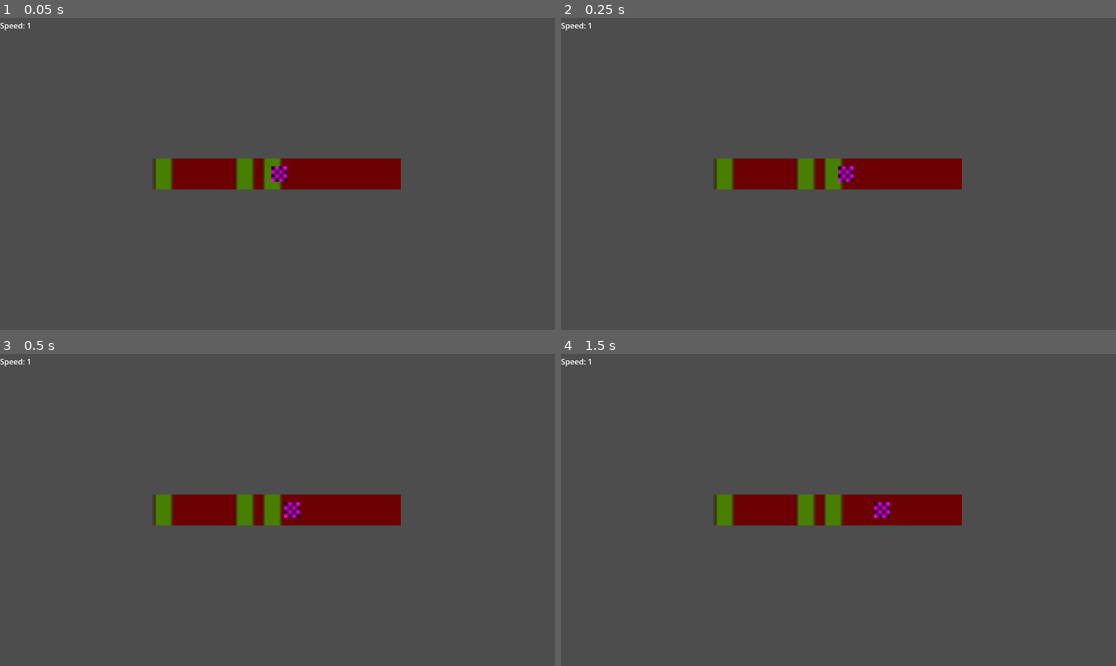
Above: before the commit, frames 1-4 (two rows, left to right).
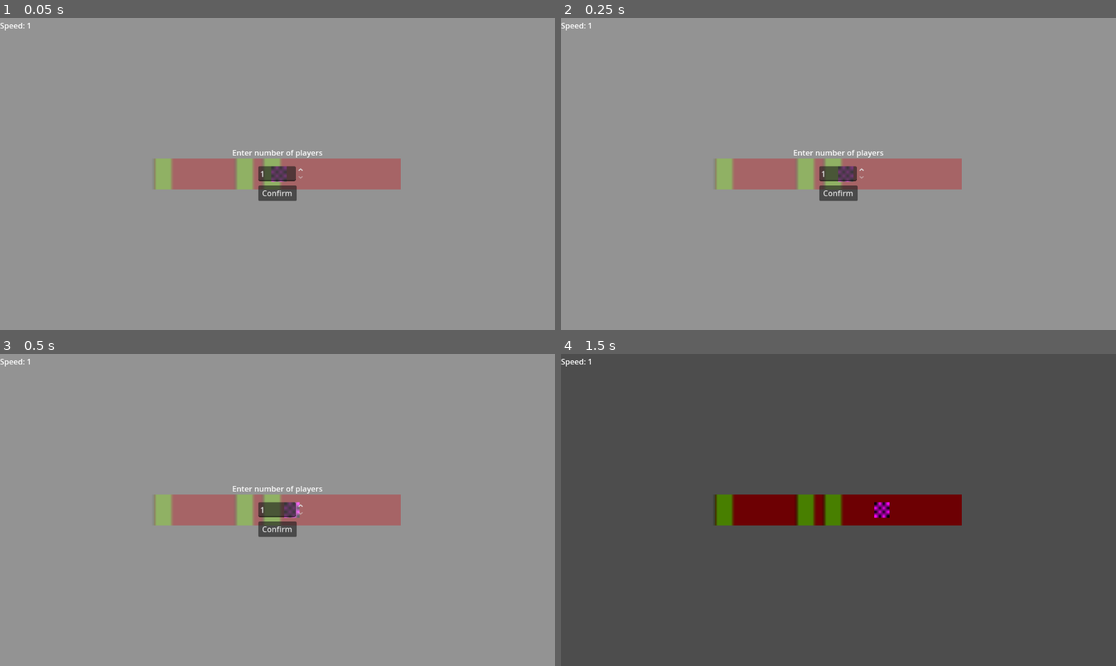
Above: after the commit, the same moments.

Repository: V3AI-Seven/English-Game
Game: Godot game, scene res://game.tscn
Two runs of this game, one before a commit and one after it. Both use one fixed random seed, a clock stepped at 60 frames per second and the inputs below. Before the commit the project starts from res://main_menu.tscn.
Inputs (mouse positions are in pixels of both pictures, inside the frame that each line leads up to):
- Up to frame 1 (0.05 s): no input
- Up to frame 2 (0.25 s): no input
- Up to frame 3 (0.5 s): no input
- Up to frame 4 (1.5 s): click (838, 528) at 0.5 s, where only the run after the commit has a clickable "Confirm"

The runs differ from the first frame. In frame 1, 100% of the frame differs, in the area x 0-100%, y 0-100%; in frame 2, 100%; in frame 3, 100%; in frame 4, nothing differs.

Commit message:
Start score tracking

Diff:
--- a/main_menu.tscn
+++ b/game.tscn
@@ -1,9 +1,10 @@
-[gd_scene load_steps=15 format=3 uid="uid://dw266gma3mjjn"]
+[gd_scene load_steps=16 format=3 uid="uid://dw266gma3mjjn"]
 
-[ext_resource type="Script" uid="uid://dgt6rksplnmkn" path="res://pickPocketSelector.gd" id="1_85xd0"]
-[ext_resource type="Script" uid="uid://b73n6emuhbmum" path="res://pickPocketBar.gd" id="1_fu7sn"]
-[ext_resource type="Script" uid="uid://uwys6k3vgx3s" path="res://speedTracker.gd" id="2_7vrkn"]
-[ext_resource type="Script" uid="uid://bsrseo8uvrw7r" path="res://failScreen.gd" id="4_jix8l"]
+[ext_resource type="Script" uid="uid://b73n6emuhbmum" path="res://pickPocketBar.gd" id="1_fc0e3"]
+[ext_resource type="Script" uid="uid://dgt6rksplnmkn" path="res://pickPocketSelector.gd" id="2_7jktm"]
+[ext_resource type="Script" uid="uid://uwys6k3vgx3s" path="res://speedTracker.gd" id="3_ryrav"]
+[ext_resource type="Script" uid="uid://bsrseo8uvrw7r" path="res://failScreen.gd" id="4_eow3j"]
+[ext_resource type="Script" uid="uid://by5cp1jhx5eqw" path="res://playerSelect.gd" id="5_7jktm"]
 
 [sub_resource type="QuadMesh" id="QuadMesh_q7vxk"]
 
@@ -35,10 +36,10 @@
 gradient = SubResource("Gradient_fu7sn")
 
 [node name="pickpocket" type="Node2D"]
-metadata/_edit_horizontal_guides_ = [-408.0]
+metadata/_edit_horizontal_guides_ = [-408.0, -336.0]
 
 [node name="pickPocketBar" type="Node2D" parent="."]
-script = ExtResource("1_fu7sn")
+script = ExtResource("1_fc0e3")
 
 [node name="pickPocketBar" type="MeshInstance2D" parent="pickPocketBar"]
 position = Vector2(-7.62939e-06, -7.15256e-07)
@@ -112,9 +113,50 @@
 Press space for next player"
 horizontal_alignment = 1
 
+[node name="playerSelect" type="Control" parent="."]
+layout_mode = 3
+anchors_preset = 0
+offset_right = 40.0
+offset_bottom = 40.0
+script = ExtResource("5_7jktm")
+
+[node name="glossThing" type="TextureRect" parent="playerSelect"]
+offset_left = -592.0
+offset_top = -327.0
+offset_right = 592.0
+offset_bottom = 329.0
+texture = SubResource("GradientTexture1D_jix8l")
+
+[node name="playerCount" type="SpinBox" parent="playerSelect"]
+offset_left = -40.0
+offset_top = -16.0
+offset_right = 56.0
+offset_bottom = 15.0
+min_value = 1.0
+value = 1.0
+custom_arrow_step = 1.0
+
+[node name="Label" type="Label" parent="playerSelect"]
+layout_mode = 0
+offset_left = -96.0
+offset_top = -56.0
+offset_right = 96.0
+offset_bottom = -32.0
+text = "Enter number of players"
+horizontal_alignment = 1
+
+[node name="playerConfirmButton" type="Button" parent="playerSelect"]
+layout_mode = 0
+offset_left = -40.0
+offset_top = 24.0
+offset_right = 40.0
+offset_bottom = 56.0
+text = "Confirm"
+
 [connection signal="successPositionSig" from="pickPocketBar" to="selector" method="successPositionRecieved"]
 [connection signal="failSig" from="selector" to="failScreen" method="playerFail"]
 [connection signal="resetSig" from="selector" to="pickPocketBar" method="failReset"]
 [connection signal="resetSig" from="selector" to="failScreen" method="playerReset"]
 [connection signal="speedChange" from="selector" to="speedTracker" method="speedChange"]
 [connection signal="successSig" from="selector" to="pickPocketBar" method="successReset"]
+[connection signal="pressed" from="playerSelect/playerConfirmButton" to="playerSelect" method="playerCountConfirmed"]
--- a/pickPocketSelector.gd
+++ b/pickPocketSelector.gd
@@ -5,6 +5,7 @@
 signal failSig
 signal resetSig
 
+var player = 1
 var left = true
 var speed = 1
 var successPos = []
--- /dev/null
+++ b/playerSelect.gd
@@ -0,0 +1,12 @@
+extends Control
+
+var players = 0
+signal playerCount
+
+func _ready() -> void:
+	pass
+
+
+func playerCountConfirmed() -> void:
+	visible = false
+	players = $playerCount.value
--- /dev/null
+++ b/players.gd
@@ -0,0 +1 @@
+extends Node
--- a/project.godot
+++ b/project.godot
@@ -11,6 +11,11 @@
 [application]
 
 config/name="English Game"
-run/main_scene="res://main_menu.tscn"
+run/main_scene="res://game.tscn"
 config/features=PackedStringArray("4.4", "Forward Plus")
 config/icon="res://icon.svg"
+
+[autoload]
+
+Players="*res://players.gd"
+Score="*res://score.gd"
--- /dev/null
+++ b/sceneScoreHandling.gd
@@ -0,0 +1 @@
+extends Node2D
--- /dev/null
+++ b/score.gd
@@ -0,0 +1 @@
+extends Node
Not shown: 3 places in game.tscn that only renumber resources
Not shown, added: playerSelect.gd.uid
Not shown, added: players.gd.uid
Not shown, added: sceneScoreHandling.gd.uid
Not shown, added: score.gd.uid
